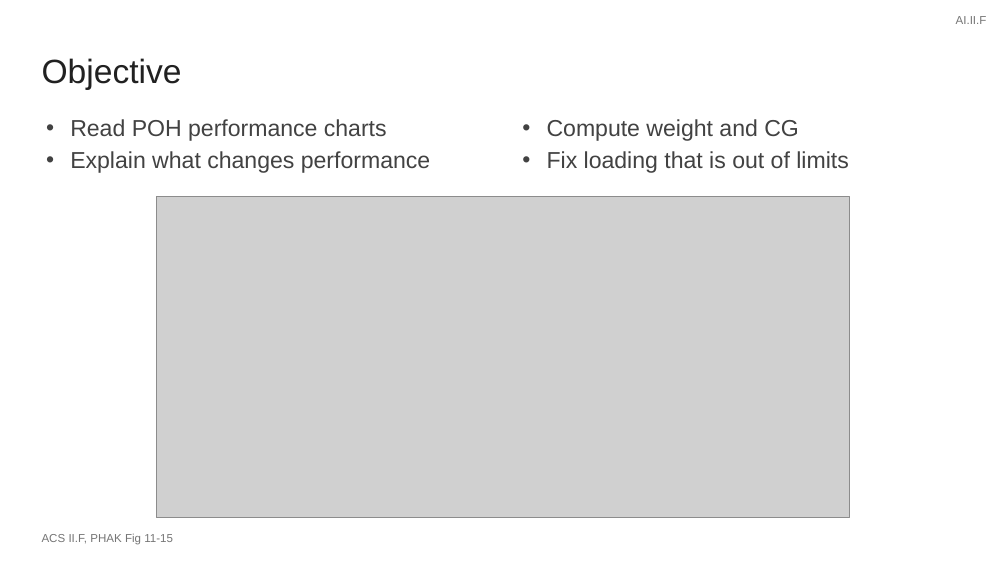
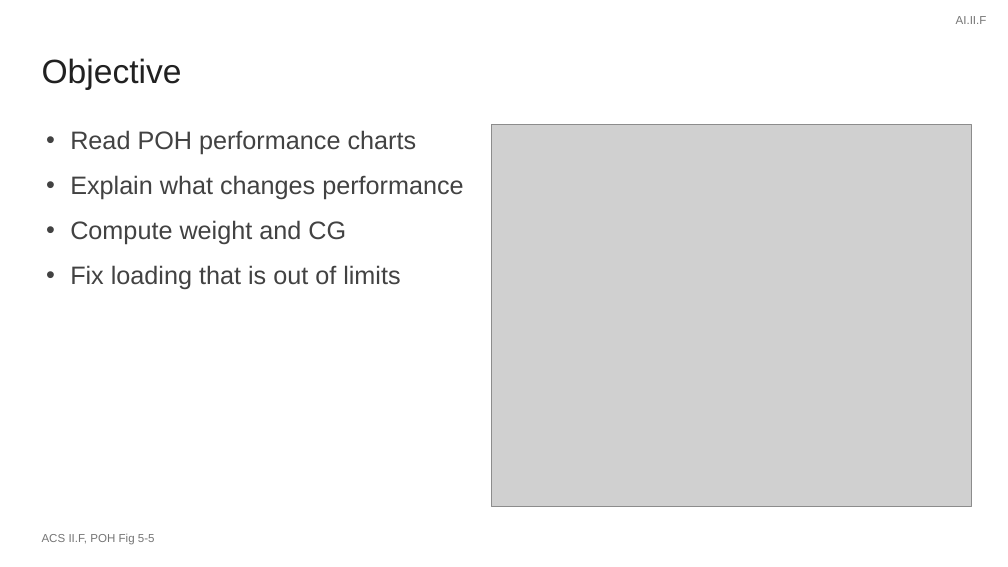
Before and after one commit to greenleeezekial1-glitch/Claude, a slide deck: slide 2 of Area II - Technical Subject Areas/II.F Performance and Limitations - Slides.pptx. Drawn at 1008x567 pixels with LibreOffice and Linux fonts; fonts in the diff are those of the drawing; grey boxes stand for pictures. Boxes give left, top, right and bottom in pixels: in the first picture for what was removed or moved away, otherwise in the second. Text is boxed around its words. In the diff, an @@ line names an element or a change of style, - is before the commit and + after.

```diff
--- a/Area II - Technical Subject Areas/II.F Performance and Limitations - Slides.pptx
+++ b/Area II - Technical Subject Areas/II.F Performance and Limitations - Slides.pptx
@@ text removed at <box>70,119,430,173</box> @@
-• Read POH performance charts
-• Explain what changes performance
@@ text "Read POH performance charts": place and size @@
-text "Read POH performance charts" at <box>547,119,849,173</box>
+text "Read POH performance charts" at <box>70,130,463,289</box>
@@ text at <box>70,130,463,200</box>: paragraphs added @@
+• Read POH performance charts
+• Explain what changes performance
@@ picture added at <box>492,125,972,507</box> @@
@@ picture removed at <box>157,197,850,518</box> @@
@@ text at <box>70,220,400,289</box>: size 22 to 24 pt in "Compute weight and CG", "Fix loading that is out of limits"; more space between paragraphs @@
@@ text at <box>42,534,155,545</box>: text changed @@
-ACS II.F, PHAK Fig 11-15
+ACS II.F, POH Fig 5-5
```
Also in this commit, not shown: 5 other slides changed, 49 other files.
